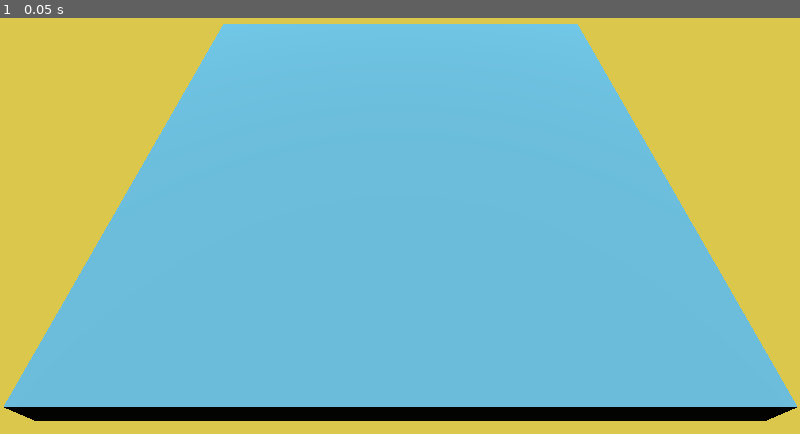
Above: before the commit, frame 1.
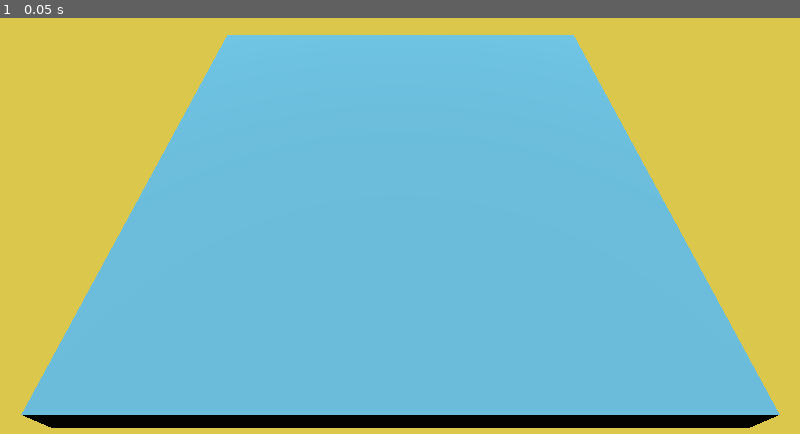
Above: after the commit, the same moment.

Repository: OnyJ/Medusa-old
Game: Godot game, scene res://scenes/Main.tscn
Two runs of this game, one before a commit and one after it. Both use one fixed random seed, a clock stepped at 60 frames per second and the inputs below.
Inputs:
- Up to frame 1 (0.05 s): no input

The runs differ from the first frame. In frame 1, 8.2% of the frame differs, in the area x 0-100%, y 1-99%.

Commit message:
adjust ground

Diff:
--- a/scenes/Map.tscn
+++ b/scenes/Map.tscn
@@ -15,13 +15,14 @@
 [node name="Map" type="Node"]
 
 [node name="Ground" type="StaticBody" parent="."]
-transform = Transform( 15, 0, 0, 0, 1, 0, 0, 0, 15, 0, 0, 0 )
+transform = Transform( 15, 0, 0, 0, 1, 0, 0, 0, 15, 0, -1.03209, 0 )
 collision_mask = 0
 
 [node name="CollisionShape" type="CollisionShape" parent="Ground"]
 shape = SubResource( 1 )
 
 [node name="MeshInstance" type="MeshInstance" parent="Ground"]
+transform = Transform( 1, 0, 0, 0, 1, 0, 0, 0, 1, 0, 0, 0 )
 mesh = SubResource( 3 )
 material/0 = null
 
